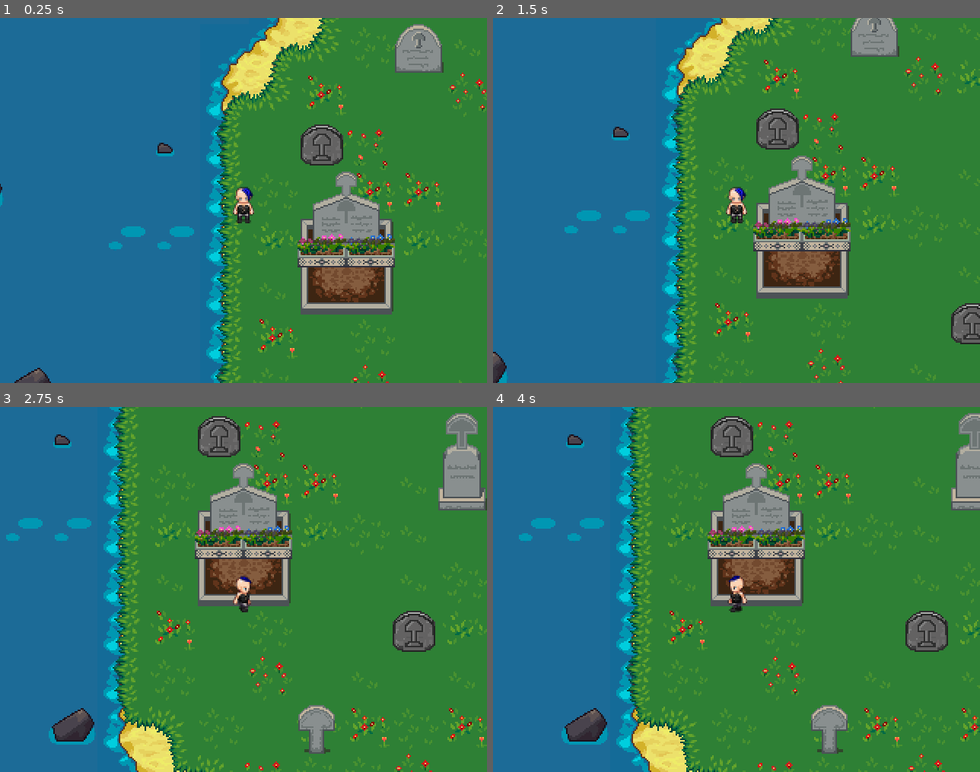
Above: before the commit, frames 1-4 (two rows, left to right).
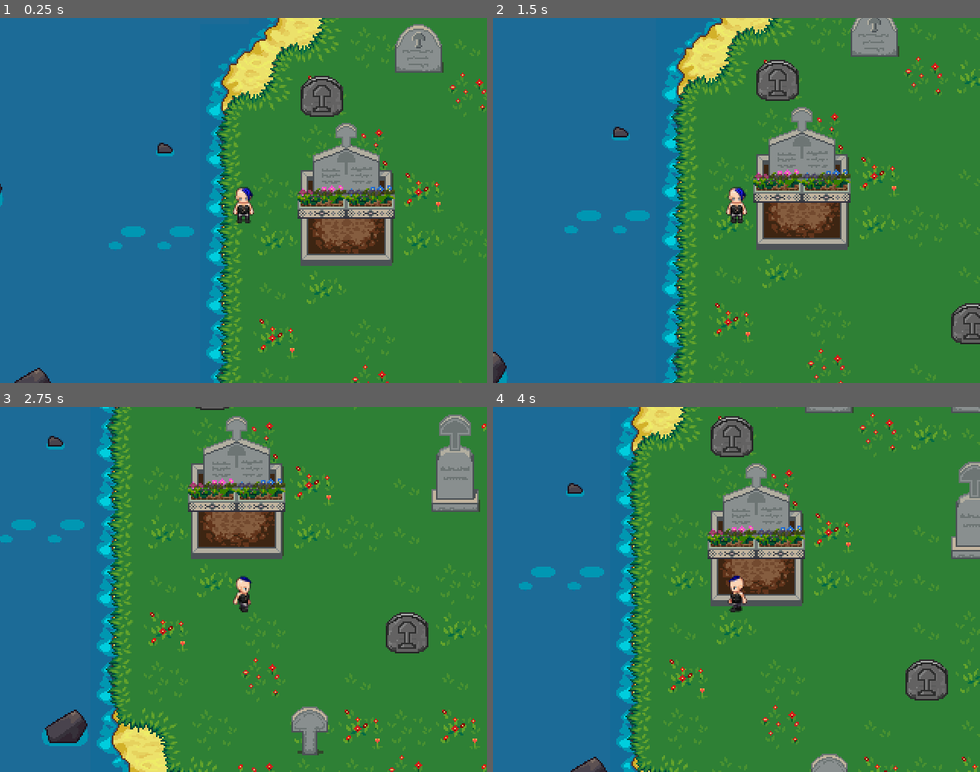
Above: after the commit, the same moments.

Repository: notnullgames/lol
Game: Godot game, scene res://maps/Demo.tscn
Same seed, same stepped clock (60 frames per second), same inputs: the game is played once before the commit and once after it.
Inputs:
- Up to frame 1 (0.25 s): no input
- Up to frame 2 (1.5 s): tap Enter at 0.5 s; hold Right (ui_right) 0.53-1.28 s; tap Z (ui_accept) at 0.77 s; hold Down (ui_down) from 1.28 s (still down)
- Up to frame 3 (2.75 s): tap Z (ui_accept) at 1.52 s; release Down (ui_down) at 2.03 s; hold Right (ui_right) from 2.03 s (still down)
- Up to frame 4 (4 s): release Right (ui_right) at 2.78 s; hold Up (ui_up) 2.78-3.53 s; tap Z (ui_accept) at 3.02, 3.77 s; hold Left (ui_left) from 3.53 s (still down)

The runs differ from the first frame. In frame 1, 9.5% of the frame differs, in the area x 61-82%, y 15-82%; in frame 2, 9.5%; in frame 3, 23%, in the area x 0-100%, y 0-100%; in frame 4, 15%.

Commit message:
nicer collisions, and over-layer

Diff:
--- a/lpc/aks_assets.tres
+++ b/lpc/aks_assets.tres
@@ -1,12 +1,12 @@
-[gd_resource type="TileSet" load_steps=22 format=2]
+[gd_resource type="TileSet" load_steps=34 format=2]
 
 [ext_resource path="res://lpc/images/aks_assets.png" type="Texture" id=1]
 
 [sub_resource type="ConvexPolygonShape2D" id=1]
-points = PoolVector2Array( 64, 96, 0, 96, 0.046936, 14.9243, 63.9566, 15.7615 )
+points = PoolVector2Array( 64, 64, 0, 64, 0, 0, 64, 0 )
 
 [sub_resource type="ConvexPolygonShape2D" id=2]
-points = PoolVector2Array( 31.9027, 32, 0, 32, 0.0883942, 14.826, 32, 15.9424 )
+points = PoolVector2Array( 32, 32, 0, 32, 0, 18.0656, 32, 18.0656 )
 
 [sub_resource type="ConvexPolygonShape2D" id=3]
 points = PoolVector2Array( 22.4305, 44.6573, 11.4352, 44.6573, 11.4352, 36.5555, 22.4305, 36.5555 )
@@ -47,11 +47,47 @@
 [sub_resource type="ConvexPolygonShape2D" id=15]
 points = PoolVector2Array( 55.6296, 64, 11.5307, 63.4806, 10.9726, 32.7816, 55.0675, 32.2235 )
 
-[sub_resource type="ConvexPolygonShape2D" id=16]
-points = PoolVector2Array( 31.3744, 61.81, 0.117279, 61.81, 0.396362, 18.2733, 31.3744, 18.5523 )
+[sub_resource type="ConvexPolygonShape2D" id=22]
+points = PoolVector2Array( 0, 0, 32, 0, 32, 32, 0, 32 )
+
+[sub_resource type="ConvexPolygonShape2D" id=23]
+points = PoolVector2Array( 0, 0, 32, 0, 32, 32, 0, 32 )
+
+[sub_resource type="ConvexPolygonShape2D" id=24]
+points = PoolVector2Array( 0, 0, 32, 0, 32, 32, 0, 32 )
+
+[sub_resource type="ConvexPolygonShape2D" id=25]
+points = PoolVector2Array( 0, 0, 32, 0, 32, 32, 0, 32 )
+
+[sub_resource type="ConvexPolygonShape2D" id=26]
+points = PoolVector2Array( 0, 0, 32, 0, 32, 32, 0, 32 )
+
+[sub_resource type="ConvexPolygonShape2D" id=27]
+points = PoolVector2Array( 0, 0, 32, 0, 32, 32, 0, 32 )
+
+[sub_resource type="ConvexPolygonShape2D" id=28]
+points = PoolVector2Array( 0, 0, 32, 0, 32, 32, 0, 32 )
+
+[sub_resource type="ConvexPolygonShape2D" id=29]
+points = PoolVector2Array( 0, 0, 32, 0, 32, 32, 0, 32 )
+
+[sub_resource type="ConvexPolygonShape2D" id=30]
+points = PoolVector2Array( 0, 0, 32, 0, 32, 32, 0, 32 )
+
+[sub_resource type="ConvexPolygonShape2D" id=31]
+points = PoolVector2Array( 0, 0, 32, 0, 32, 32, 0, 32 )
+
+[sub_resource type="ConvexPolygonShape2D" id=32]
+points = PoolVector2Array( 0, 0, 32, 0, 32, 32, 0, 32 )
+
+[sub_resource type="ConvexPolygonShape2D" id=33]
+points = PoolVector2Array( 0, 0, 32, 0, 32, 32, 0, 32 )
+
+[sub_resource type="ConvexPolygonShape2D" id=21]
+points = PoolVector2Array( 31.524, 31.8797, 1.62431, 31.8797, 1.62431, 17.4121, 31.524, 17.4121 )
 
 [sub_resource type="ConvexPolygonShape2D" id=17]
-points = PoolVector2Array( 26.9372, 31.0207, 5.72702, 31.0207, 6.0061, 16.5085, 26.9372, 17.0666 )
+points = PoolVector2Array( 24.7725, 32, 7.41136, 31.7084, 5.96461, 16.2763, 25.2547, 15.794 )
 
 [sub_resource type="ConvexPolygonShape2D" id=18]
 points = PoolVector2Array( 32, 29.4398, 0, 29.4398, 1.29626, 16.7083, 31.3889, 16.7083 )
@@ -67,7 +103,7 @@
 0/texture = ExtResource( 1 )
 0/tex_offset = Vector2( 0, 0 )
 0/modulate = Color( 1, 1, 1, 1 )
-0/region = Rect2( 0, 384, 64, 96 )
+0/region = Rect2( 0, 416, 64, 64 )
 0/tile_mode = 0
 0/occluder_offset = Vector2( 0, 0 )
 0/navigation_offset = Vector2( 0, 0 )
@@ -151,22 +187,15 @@
 4/texture = ExtResource( 1 )
 4/tex_offset = Vector2( 0, 0 )
 4/modulate = Color( 1, 1, 1, 1 )
-4/region = Rect2( 128, 384, 32, 64 )
+4/region = Rect2( 128, 384, 32, 32 )
 4/tile_mode = 0
 4/occluder_offset = Vector2( 0, 0 )
 4/navigation_offset = Vector2( 0, 0 )
 4/shape_offset = Vector2( 0, 0 )
 4/shape_transform = Transform2D( 1, 0, 0, 1, 0, 0 )
-4/shape = SubResource( 16 )
 4/shape_one_way = false
-4/shape_one_way_margin = 1.0
-4/shapes = [ {
-"autotile_coord": Vector2( 0, 0 ),
-"one_way": false,
-"one_way_margin": 1.0,
-"shape": SubResource( 16 ),
-"shape_transform": Transform2D( 1, 0, 0, 1, 0, 0 )
-} ]
+4/shape_one_way_margin = 0.0
+4/shapes = [  ]
 4/z_index = 0
 5/name = "aks_assets.png 5"
 5/texture = ExtResource( 1 )
@@ -773,9 +802,16 @@
 40/navigation_offset = Vector2( 0, 0 )
 40/shape_offset = Vector2( 0, 0 )
 40/shape_transform = Transform2D( 1, 0, 0, 1, 0, 0 )
+40/shape = SubResource( 22 )
 40/shape_one_way = false
-40/shape_one_way_margin = 0.0
-40/shapes = [  ]
+40/shape_one_way_margin = 1.0
+40/shapes = [ {
+"autotile_coord": Vector2( 0, 0 ),
+"one_way": false,
+"one_way_margin": 1.0,
+"shape": SubResource( 22 ),
+"shape_transform": Transform2D( 1, 0, 0, 1, 0, 0 )
+} ]
 40/z_index = 0
 41/name = "aks_assets.png 41"
 41/texture = ExtResource( 1 )
@@ -787,9 +823,16 @@
 41/navigation_offset = Vector2( 0, 0 )
 41/shape_offset = Vector2( 0, 0 )
 41/shape_transform = Transform2D( 1, 0, 0, 1, 0, 0 )
+41/shape = SubResource( 23 )
 41/shape_one_way = false
-41/shape_one_way_margin = 0.0
-41/shapes = [  ]
+41/shape_one_way_margin = 1.0
+41/shapes = [ {
+"autotile_coord": Vector2( 0, 0 ),
+"one_way": false,
+"one_way_margin": 1.0,
+"shape": SubResource( 23 ),
+"shape_transform": Transform2D( 1, 0, 0, 1, 0, 0 )
+} ]
 41/z_index = 0
 42/name = "aks_assets.png 42"
 42/texture = ExtResource( 1 )
@@ -801,9 +844,16 @@
 42/navigation_offset = Vector2( 0, 0 )
 42/shape_offset = Vector2( 0, 0 )
 42/shape_transform = Transform2D( 1, 0, 0, 1, 0, 0 )
+42/shape = SubResource( 24 )
 42/shape_one_way = false
-42/shape_one_way_margin = 0.0
-42/shapes = [  ]
+42/shape_one_way_margin = 1.0
+42/shapes = [ {
+"autotile_coord": Vector2( 0, 0 ),
+"one_way": false,
+"one_way_margin": 1.0,
+"shape": SubResource( 24 ),
+"shape_transform": Transform2D( 1, 0, 0, 1, 0, 0 )
+} ]
 42/z_index = 0
 43/name = "aks_assets.png 43"
 43/texture = ExtResource( 1 )
@@ -824,7 +874,97 @@
 43/navigation_offset = Vector2( 0, 0 )
 43/shape_offset = Vector2( 0, 0 )
 43/shape_transform = Transform2D( 1, 0, 0, 1, 0, 0 )
+43/shape = SubResource( 25 )
 43/shape_one_way = false
-43/shape_one_way_margin = 0.0
-43/shapes = [  ]
+43/shape_one_way_margin = 1.0
+43/shapes = [ {
+"autotile_coord": Vector2( 0, 0 ),
+"one_way": false,
+"one_way_margin": 1.0,
+"shape": SubResource( 25 ),
+"shape_transform": Transform2D( 1, 0, 0, 1, 0, 0 )
+}, {
+"autotile_coord": Vector2( 1, 0 ),
+"one_way": false,
+"one_way_margin": 1.0,
+"shape": SubResource( 26 ),
+"shape_transform": Transform2D( 1, 0, 0, 1, 0, 0 )
+}, {
+"autotile_coord": Vector2( 2, 0 ),
+"one_way": false,
+"one_way_margin": 1.0,
+"shape": SubResource( 27 ),
+"shape_transform": Transform2D( 1, 0, 0, 1, 0, 0 )
+}, {
+"autotile_coord": Vector2( 0, 1 ),
+"one_way": false,
+"one_way_margin": 1.0,
+"shape": SubResource( 28 ),
+"shape_transform": Transform2D( 1, 0, 0, 1, 0, 0 )
+}, {
+"autotile_coord": Vector2( 1, 1 ),
+"one_way": false,
+"one_way_margin": 1.0,
+"shape": SubResource( 29 ),
+"shape_transform": Transform2D( 1, 0, 0, 1, 0, 0 )
+}, {
+"autotile_coord": Vector2( 2, 1 ),
+"one_way": false,
+"one_way_margin": 1.0,
+"shape": SubResource( 30 ),
+"shape_transform": Transform2D( 1, 0, 0, 1, 0, 0 )
+}, {
+"autotile_coord": Vector2( 0, 2 ),
+"one_way": false,
+"one_way_margin": 1.0,
+"shape": SubResource( 31 ),
+"shape_transform": Transform2D( 1, 0, 0, 1, 0, 0 )
+}, {
+"autotile_coord": Vector2( 1, 2 ),
+"one_way": false,
+"one_way_margin": 1.0,
+"shape": SubResource( 32 ),
+"shape_transform": Transform2D( 1, 0, 0, 1, 0, 0 )
+}, {
+"autotile_coord": Vector2( 2, 2 ),
+"one_way": false,
+"one_way_margin": 1.0,
+"shape": SubResource( 33 ),
+"shape_transform": Transform2D( 1, 0, 0, 1, 0, 0 )
+} ]
 43/z_index = 0
+44/name = "aks_assets.png 44"
+44/texture = ExtResource( 1 )
+44/tex_offset = Vector2( 0, 0 )
+44/modulate = Color( 1, 1, 1, 1 )
+44/region = Rect2( 128, 416, 32, 32 )
+44/tile_mode = 0
+44/occluder_offset = Vector2( 0, 0 )
+44/navigation_offset = Vector2( 0, 0 )
+44/shape_offset = Vector2( 0, 0 )
+44/shape_transform = Transform2D( 1, 0, 0, 1, 0, 0 )
+44/shape = SubResource( 21 )
+44/shape_one_way = false
+44/shape_one_way_margin = 1.0
+44/shapes = [ {
+"autotile_coord": Vector2( 0, 0 ),
+"one_way": false,
+"one_way_margin": 1.0,
+"shape": SubResource( 21 ),
+"shape_transform": Transform2D( 1, 0, 0, 1, 0, 0 )
+} ]
+44/z_index = 0
+45/name = "aks_assets.png 45"
+45/texture = ExtResource( 1 )
+45/tex_offset = Vector2( 0, 0 )
+45/modulate = Color( 1, 1, 1, 1 )
+45/region = Rect2( 0, 384, 64, 32 )
+45/tile_mode = 0
+45/occluder_offset = Vector2( 0, 0 )
+45/navigation_offset = Vector2( 0, 0 )
+45/shape_offset = Vector2( 0, 0 )
+45/shape_transform = Transform2D( 1, 0, 0, 1, 0, 0 )
+45/shape_one_way = false
+45/shape_one_way_margin = 0.0
+45/shapes = [  ]
+45/z_index = 0
--- a/maps/Demo.tscn
+++ b/maps/Demo.tscn
@@ -33,7 +33,14 @@
 cell_custom_transform = Transform2D( 32, 0, 0, 32, 0, 0 )
 cell_y_sort = true
 format = 1
-tile_data = PoolIntArray( -1, 2, 0, -65534, 5, 0, -65531, 4, 0, 65533, 1, 0, 0, 1, 0, 196603, 2, 0, 131072, 4, 0, 131077, 1, 0, 262139, 0, 0, 327675, 6, 0, 327676, 7, 0, 262148, 0, 0, 327687, 2, 0, 458751, 2, 0, 589821, 5, 0, 524292, 1, 0 )
+tile_data = PoolIntArray( -262145, 40, 0, -327680, 40, 0, -327679, 40, 0, -327678, 40, 0, -327677, 40, 0, -327676, 40, 0, -196609, 40, 0, -262144, 40, 0, -262143, 40, 0, -262142, 40, 0, -262141, 40, 0, -262140, 40, 0, -131073, 40, 0, -196608, 40, 0, -196607, 40, 0, -196606, 40, 0, -196605, 40, 0, -196604, 40, 0, -1, 2, 0, -65534, 5, 0, 65533, 1, 0, 0, 1, 0, 5, 44, 0, 131067, 2, 0, 131077, 1, 0, 262139, 0, 0, 196608, 44, 0, 262148, 0, 0, 327687, 2, 0, 458751, 2, 0, 589821, 5, 0, 524292, 1, 0 )
 
 [node name="Player" parent="gravestones and stuff" instance=ExtResource( 3 )]
 position = Vector2( -195.727, 116.149 )
+
+[node name="on top" type="TileMap" parent="."]
+tile_set = ExtResource( 2 )
+cell_size = Vector2( 32, 32 )
+cell_custom_transform = Transform2D( 32, 0, 0, 32, 0, 0 )
+format = 1
+tile_data = PoolIntArray( -327681, 6, 0, -393216, 7, 0, -393215, 8, 0, -393214, 6, 0, -393213, 7, 0, -393212, 8, 0, -327679, 14, 0, -65531, 4, 0, 196603, 45, 0, 131072, 4, 0, 262139, 6, 0, 262140, 7, 0, 196612, 45, 0 )
